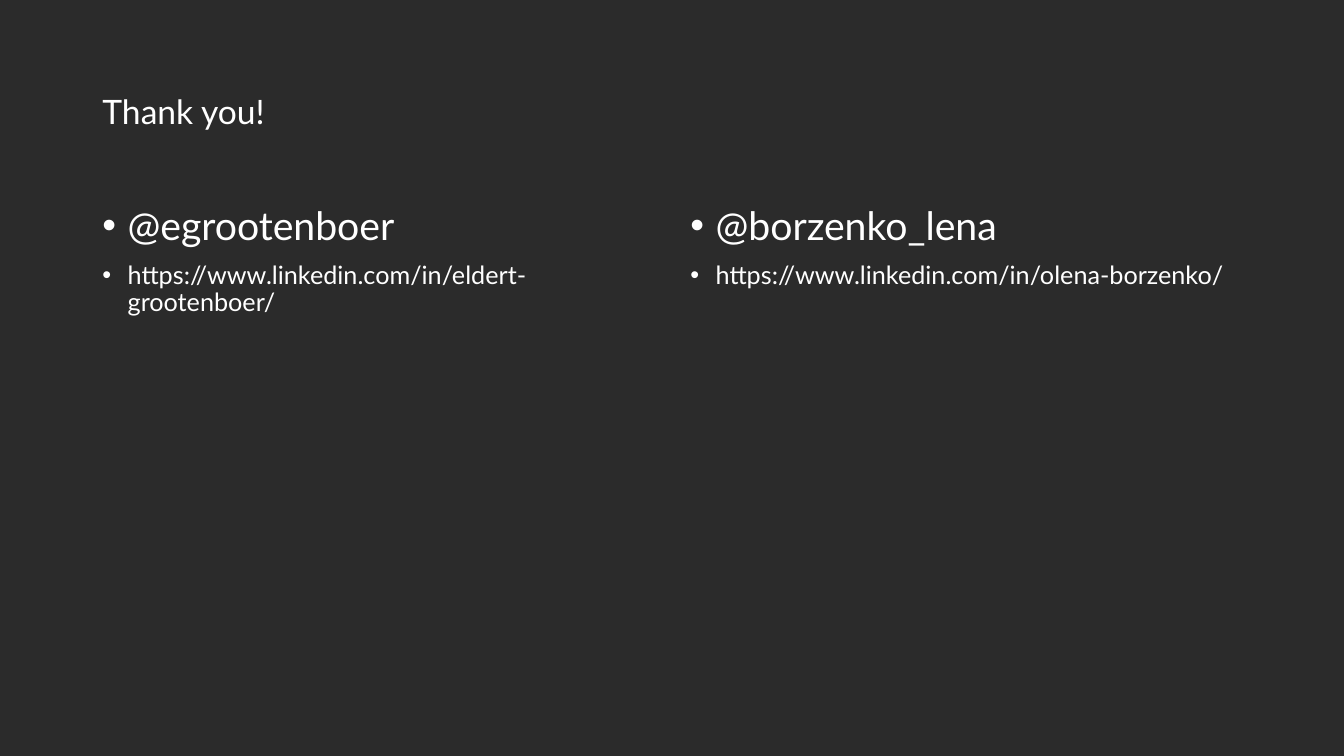
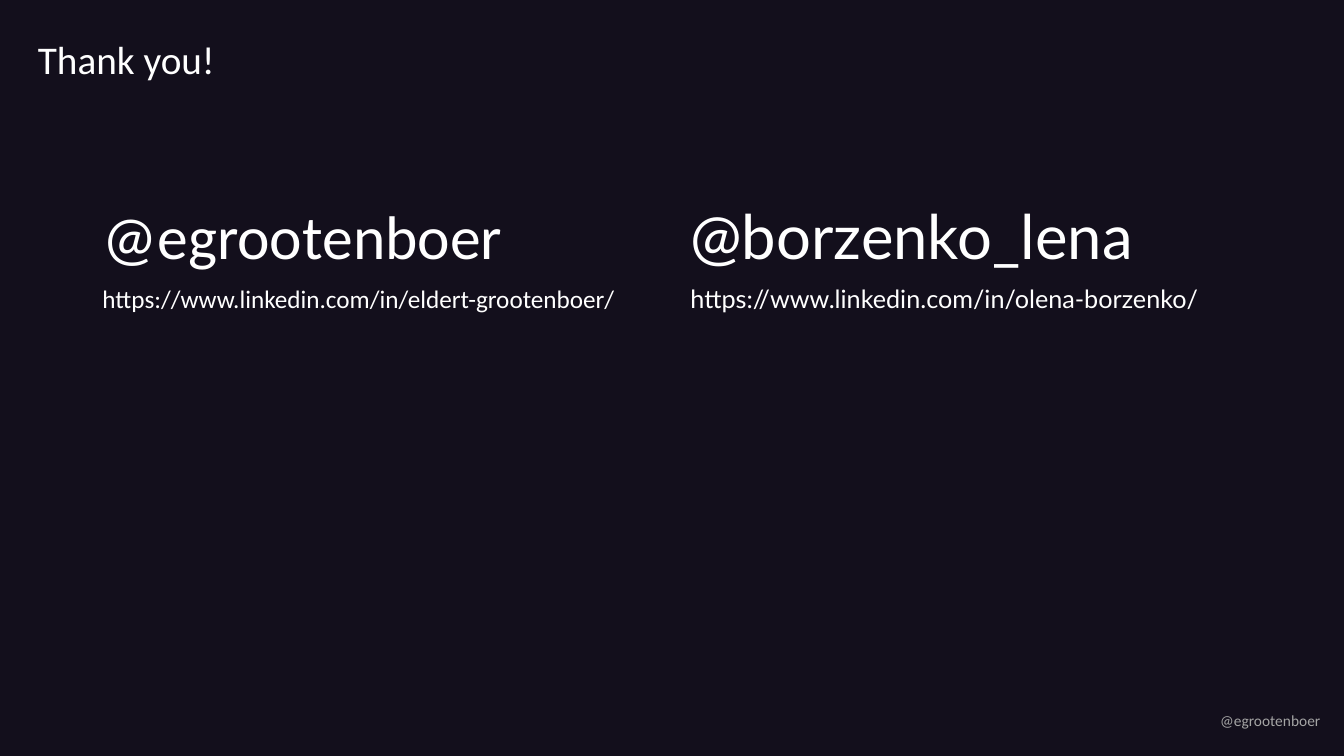
Before and after one commit to EldertGrootenboer/Implementing-an-Event-Sourcing-strategy-on-Azure, a slide deck: slide 33 of Implementing an Event Sourcing strategy on Azure.pptx (slide 32 before the commit). Drawn at 1344x756 pixels with LibreOffice and Linux fonts; fonts in the diff are those of the drawing; background and template pictures are left out; a plain dark background stands for a picture behind light text. Boxes give left, top, right and bottom in pixels: in the first picture for what was removed or moved away, otherwise in the second. Text is boxed around its words. In the diff, an @@ line names an element or a change of style, - is before the commit and + after.

```diff
--- a/Implementing an Event Sourcing strategy on Azure.pptx
+++ b/Implementing an Event Sourcing strategy on Azure.pptx
@@ background picture (left out) to #130F1C @@
@@ title "Thank you!": place and size @@
-title "Thank you!" at (102,99,265,130)
+title "Thank you!" at (38,46,215,81)
@@ title "Thank you!" at (38,46,215,81): size 24 to 28 pt, font Lato to Calibri @@
@@ text "@egrootenboer" at (102,216,614,313): size 28 to 44 pt in "@egrootenboer"; font Lato to Calibri; bullet • to none @@
@@ text "@borzenko_lena" at (690,213,1198,313): size 28 to 44 pt in "@borzenko_lena"; bullet • to none @@
@@ text added at (1220,715,1320,729), 11 pt, text #A5A5A5 @@
+@egrootenboer
```
Also in this commit, not shown: 31 other slides changed, 1 slide added.
